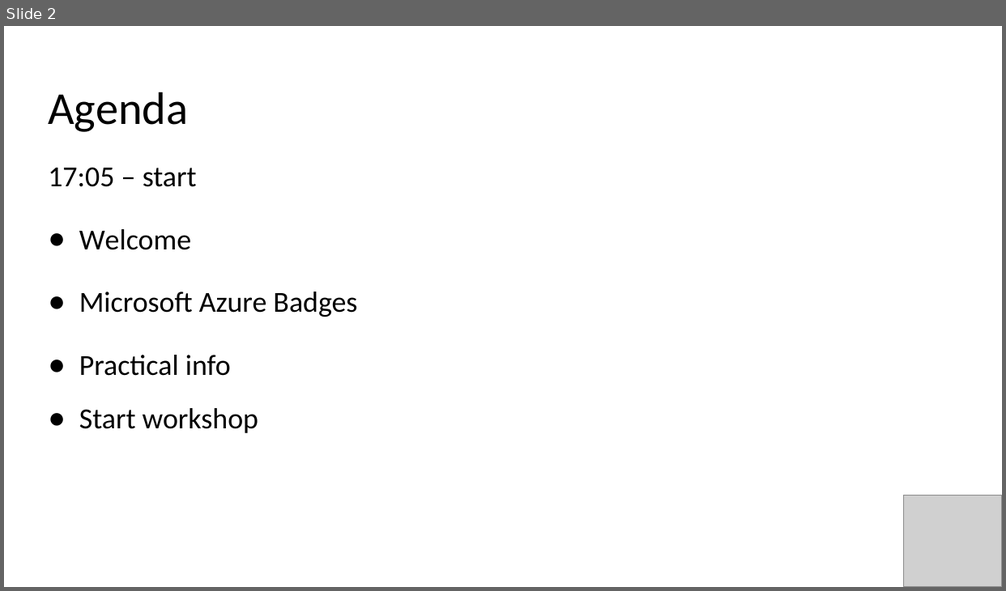
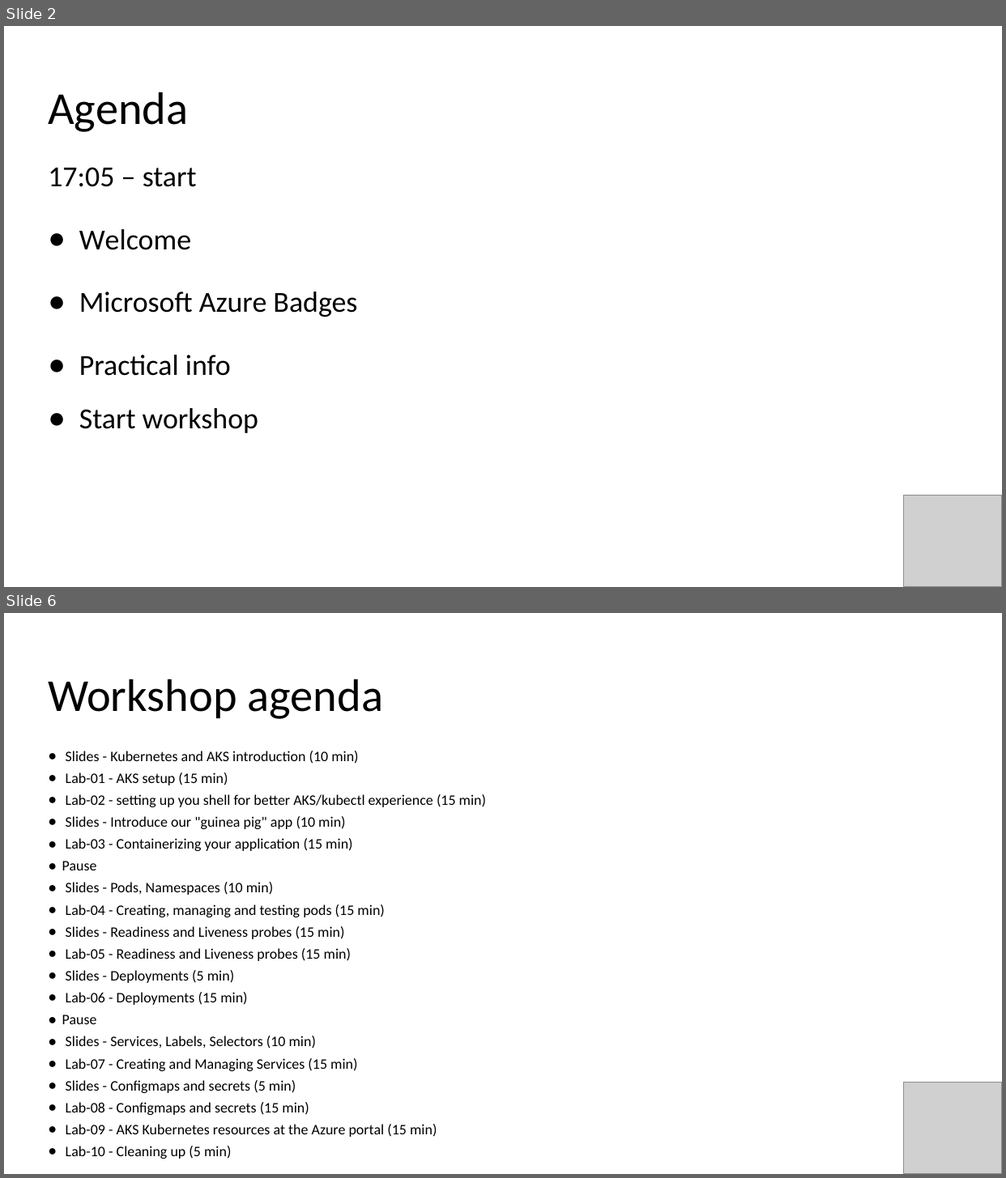
Before and after one commit to evgenyb/aks-workshops, a slide deck: 01-aks-and-k8s-101/slides/Introduction to AKS.pptx. Shown one above the other, each under a label of ours: slide 2 before the commit, slides 2 and 6 after it; the slides between them are not shown. The pictures are 1006x591 and 1006x1178 pixels, drawn with LibreOffice and Linux fonts; fonts in the diff are those of the drawing; grey boxes stand for pictures. Boxes give left, top, right and bottom in pixels: in the first picture for what was removed or moved away, otherwise in the second. Text is boxed around its words. In the diff, an @@ line names an element or a change of style, - is before the commit and + after.

```diff
--- a/01-aks-and-k8s-101/slides/Introduction to AKS.pptx
+++ b/01-aks-and-k8s-101/slides/Introduction to AKS.pptx
@@ slide 6 added at [4, 613, 1002, 1174], background #FFFFFF @@
@@ title added at [48, 679, 384, 719], 44 pt, text #000000 @@
+Workshop agenda
@@ text added at [62, 751, 486, 1159], 14 pt, text #000000 @@
+● Slides - Kubernetes and AKS introduction (10 min)
+● Lab-01 - AKS setup (15 min)
+● Lab-02 - setting up you shell for better AKS/kubectl experience (15 min)
+● Slides - Introduce our "guinea pig" app (10 min)
+● Lab-03 - Containerizing your application (15 min)
+● Pause
+● Slides - Pods, Namespaces (10 min)
+● Lab-04 - Creating, managing and testing pods (15 min)
+● Slides - Readiness and Liveness probes (15 min)
+● Lab-05 - Readiness and Liveness probes (15 min)
+● Slides - Deployments (5 min)
+● Lab-06 - Deployments (15 min)
+● Pause
+● Slides - Services, Labels, Selectors (10 min)
+● Lab-07 - Creating and Managing Services (15 min)
+● Slides - Configmaps and secrets (5 min)
+● Lab-08 - Configmaps and secrets (15 min)
+● Lab-09 - AKS Kubernetes resources at the Azure portal (15 min)
+● Lab-10 - Cleaning up (5 min)
@@ picture added at [904, 1082, 1002, 1174] @@
```
Also in this commit, not shown: 3 slides changed, 12 other slides added, 7 other files.
